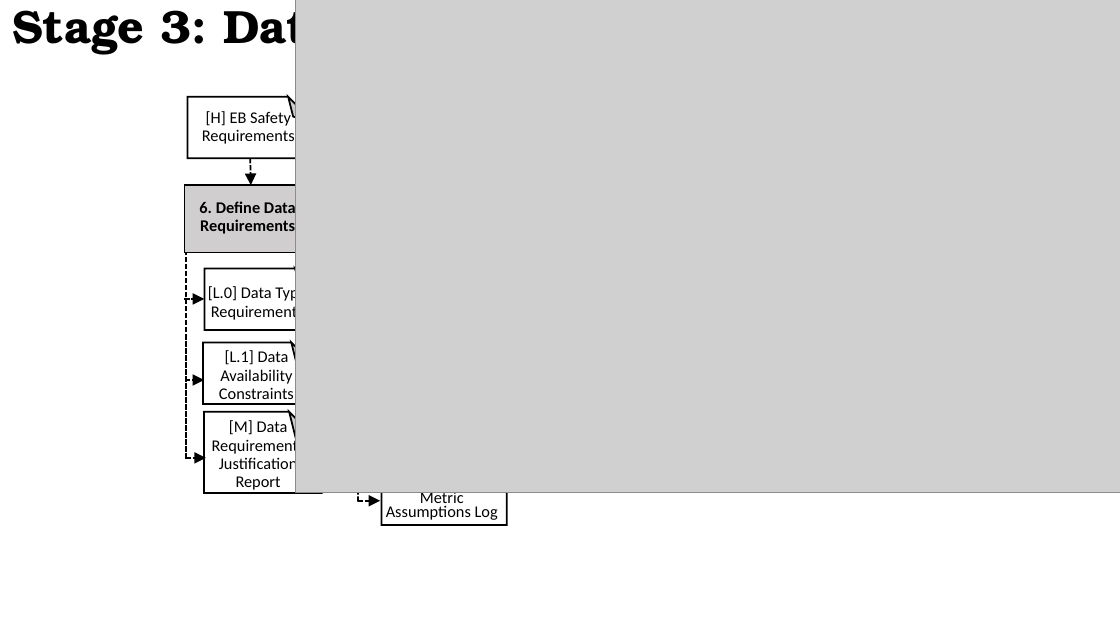
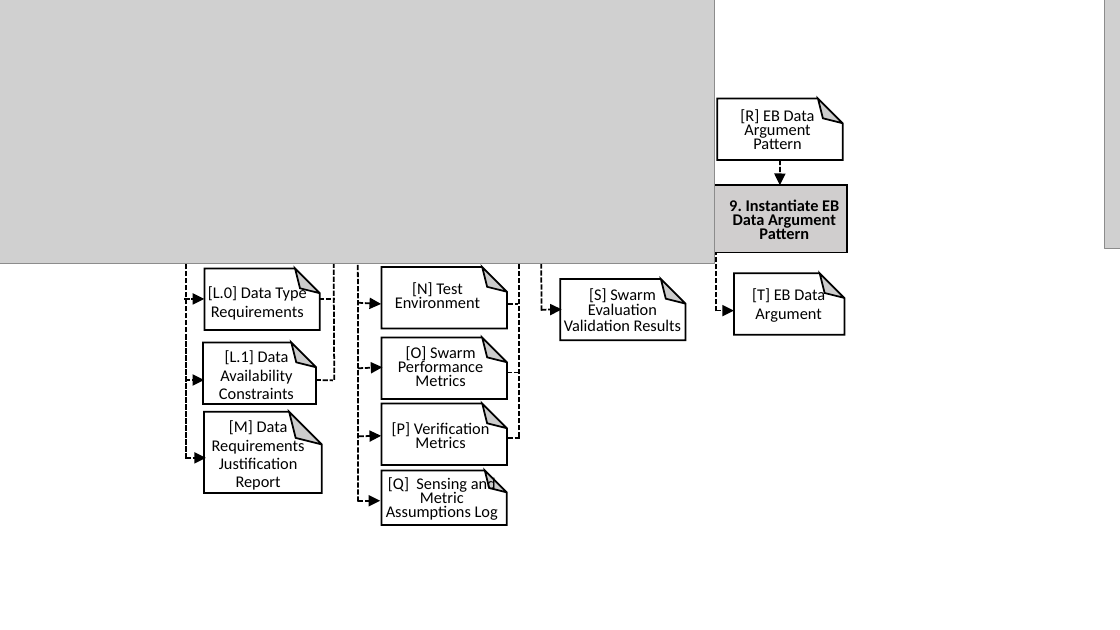
Before and after one commit to TSL-UOB/AERoS, a slide deck: slide 8 of source/figures/Figs_Artwork_2023-02-09.pptx (slide 7 before the commit). Drawn at 1120x630 pixels with LibreOffice and Linux fonts; fonts in the diff are those of the drawing; grey boxes stand for pictures; background and template pictures are left out. Boxes give left, top, right and bottom in pixels: in the first picture for what was removed or moved away, otherwise in the second. Text is boxed around its words. In the diff, an @@ line names an element or a change of style, - is before the commit and + after.

```diff
--- a/source/figures/Figs_Artwork_2023-02-09.pptx
+++ b/source/figures/Figs_Artwork_2023-02-09.pptx
@@ text "Stage 3: Data Management" rewrapped from box(12, 0, 335, 55) to box(0, 0, 1074, 69) @@
@@ picture added at box(0, 0, 715, 263) @@
@@ picture: place and size @@
-picture at box(296, 0, 1120, 492)
+picture at box(1105, 0, 1120, 248)
@@ text removed at box(202, 110, 295, 144) @@
-[H] EB Safety Requirements
@@ 1 folded corner, 1 rectangle, 1 arrow: place and size @@
-1 folded corner, 1 rectangle, 1 arrow at box(185, 97, 318, 252)
+1 folded corner, 1 rectangle, 1 arrow at box(713, 98, 847, 252)
@@ text removed at box(199, 200, 296, 234) @@
-6. Define Data Requirements
@@ group added at box(316, 109, 844, 465): 9 lines, 7 texts, 5 folded corners, 5 arrows @@
+[R] EB Data Argument Pattern
+[N] Test Environment
+[S] Swarm Evaluation Validation Results
+9. Instantiate EB Data Argument Pattern
+[T] EB Data Argument
+[O] Swarm Performance Metrics
+[P] Verification Metrics
```
Also in this commit, not shown: 6 other slides changed, 2 slides added, 1 slide removed, 17 other files.
